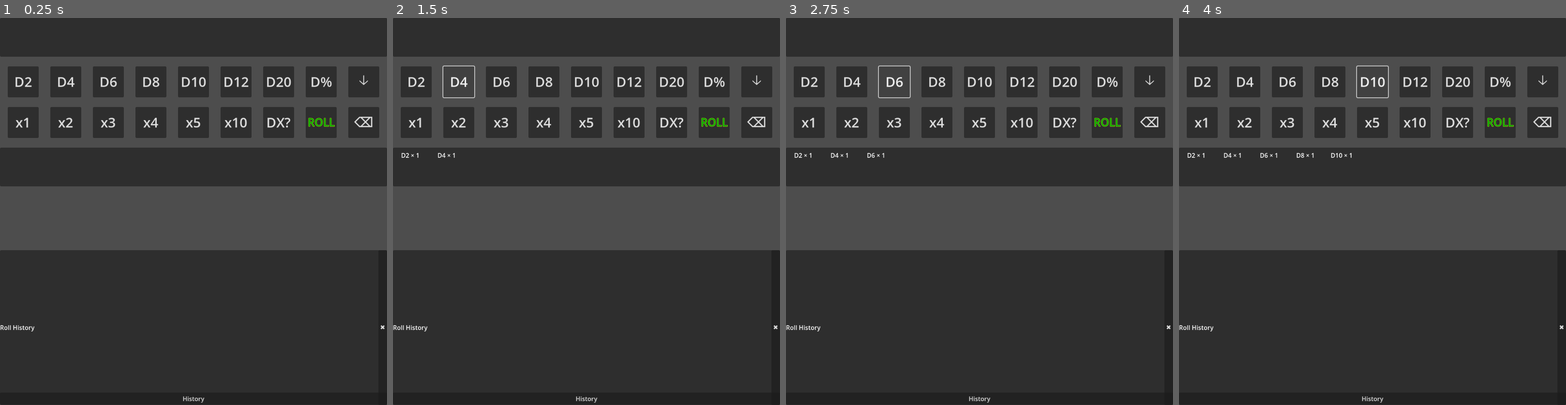
Above: before the commit, frames 1-4 (left to right).
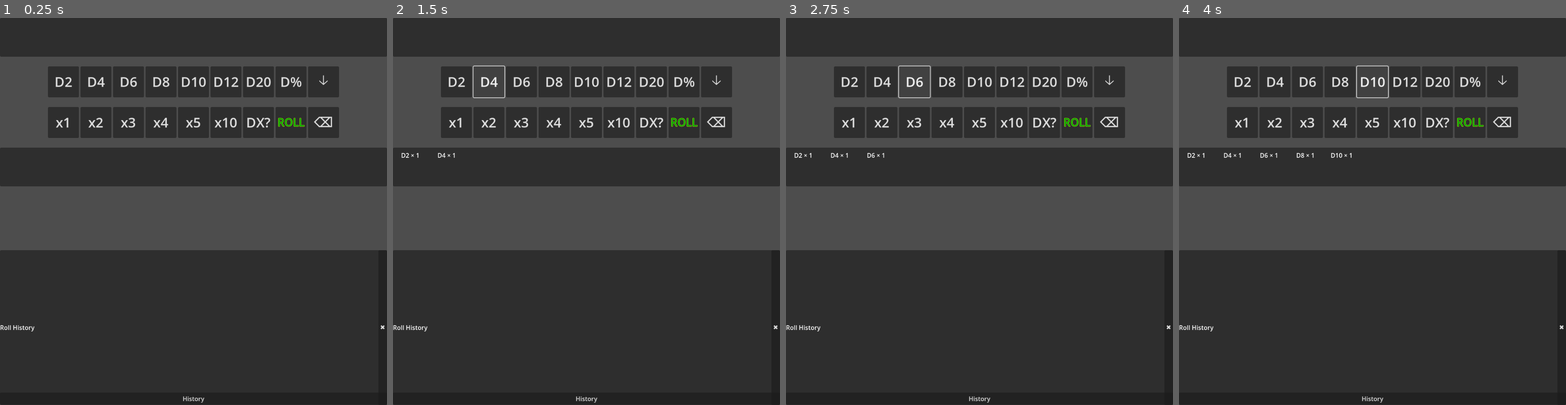
Above: after the commit, the same moments.

Repository: FromAriel/Experiments
Game: Godot game, scene res://main.tscn
Same seed, same stepped clock (60 frames per second), same inputs: the game is played once before the commit and once after it.
Inputs:
- Up to frame 1 (0.25 s): no input
- Up to frame 2 (1.5 s): click "D2" at 0.5 s; click "D4" at 1.25 s
- Up to frame 3 (2.75 s): click "D6" at 2 s
- Up to frame 4 (4 s): click "D8" at 2.75 s; click "D10" at 3.5 s

The runs differ from the first frame. In frame 1, 6.9% of the frame differs, in the area x 2-98%, y 12-31%; in frame 2, 6.8%; in frame 3, 6.8%; in frame 4, 6.9%.

Commit message:
feat(livedie): add scalable quickbar buttons

Diff:
--- a/LIVEdie/scenes/quick_roll_bar.tscn
+++ b/LIVEdie/scenes/quick_roll_bar.tscn
@@ -21,7 +21,7 @@
 
 [node name="Sprite2D" type="Sprite2D" parent="QuickRollBar/Logo"]
 
-[node name="StandardRow" type="HBoxContainer" parent="QuickRollBar"]
+[node name="StandardRow" type="HFlowContainer" parent="QuickRollBar"]
 custom_minimum_size = Vector2(80, 80)
 layout_mode = 2
 theme_override_constants/separation = 30
@@ -81,7 +81,7 @@
 theme_override_font_sizes/font_size = 35
 text = "🡣"
 
-[node name="AdvancedRow" type="HBoxContainer" parent="QuickRollBar"]
+[node name="AdvancedRow" type="HFlowContainer" parent="QuickRollBar"]
 visible = false
 custom_minimum_size = Vector2(80, 80)
 layout_mode = 2
@@ -143,7 +143,7 @@
 theme_override_font_sizes/font_size = 35
 text = "D75"
 
-[node name="RepeaterRow" type="HBoxContainer" parent="QuickRollBar"]
+[node name="RepeaterRow" type="HFlowContainer" parent="QuickRollBar"]
 layout_mode = 2
 size_flags_horizontal = 3
 theme_override_constants/separation = 30
--- a/LIVEdie/scripts/quick_roll_bar.gd
+++ b/LIVEdie/scripts/quick_roll_bar.gd
@@ -22,6 +22,14 @@
     "8": "\u2078",
     "9": "\u2079"
 }
+
+const QRB_SCALES: Array[float] = [1.0, 1.5, 2.0, 2.5, 3.0]
+
+@export_enum("1x", "1.5x", "2x", "2.5x", "3x") var qrb_size_index: int = 0:
+    set(value):
+        qrb_size_index = value
+        if is_inside_tree():
+            _qrb_apply_scale()
 
 var qrb_queue: Array = []
 var qrb_last_faces: int = 0
@@ -55,9 +63,10 @@
     $RepeaterRow/DelButton.pressed.connect(_on_del_pressed)
     $RepeaterRow/DieX.pressed.connect(_on_die_x_pressed)
     _build_custom_panel()
-
-
-func _connect_dice_buttons(row: HBoxContainer) -> void:
+    _qrb_apply_scale()
+
+
+func _connect_dice_buttons(row: Container) -> void:
     for node in row.get_children():
         if (
             node is Button
@@ -341,3 +350,34 @@
             btn.pressed.connect(_on_faces_del)
     qrb_faces_panel.add_child(vbox)
     add_child(qrb_faces_panel)
+
+
+func _qrb_all_buttons() -> Array:
+    var result: Array = []
+    for n in $StandardRow.get_children():
+        if n is Button:
+            result.append(n)
+    for n in $AdvancedRow.get_children():
+        if n is Button:
+            result.append(n)
+    for n in $RepeaterRow.get_children():
+        if n is Button:
+            result.append(n)
+    return result
+
+
+func _qrb_apply_scale() -> void:
+    var scale: float = QRB_SCALES[qrb_size_index]
+    var base: Vector2 = Vector2(80, 80) * scale
+    var std_font: int = int(35 * scale)
+    var roll_font: int = int(28 * scale)
+    add_theme_constant_override("separation", int(25 * scale))
+    $StandardRow.add_theme_constant_override("separation", int(30 * scale))
+    $AdvancedRow.add_theme_constant_override("separation", int(30 * scale))
+    $RepeaterRow.add_theme_constant_override("separation", int(30 * scale))
+    for btn in _qrb_all_buttons():
+        btn.custom_minimum_size = base
+        var size := std_font
+        if btn == $RepeaterRow/RollButton:
+            size = roll_font
+        btn.add_theme_font_size_override("font_size", size)
